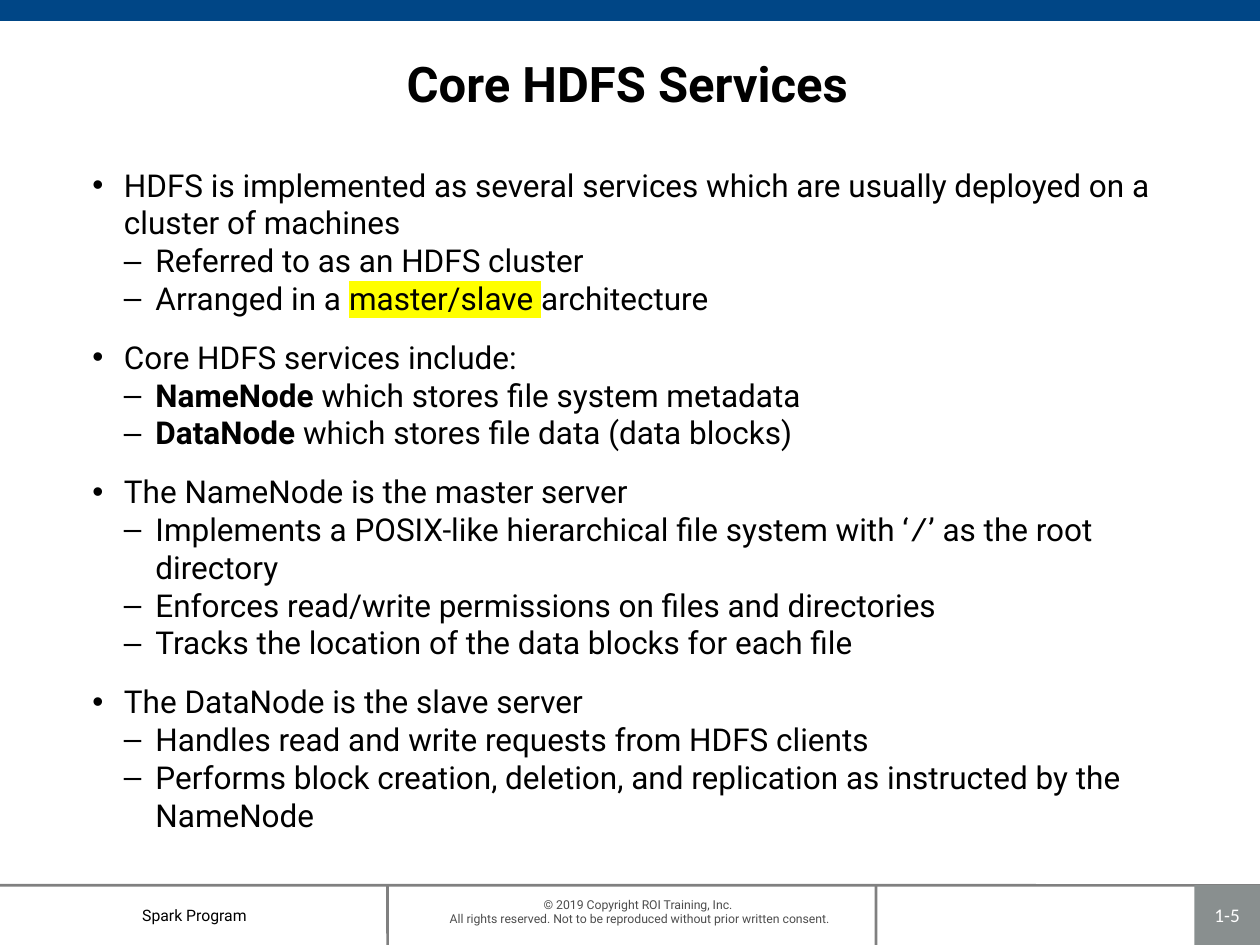
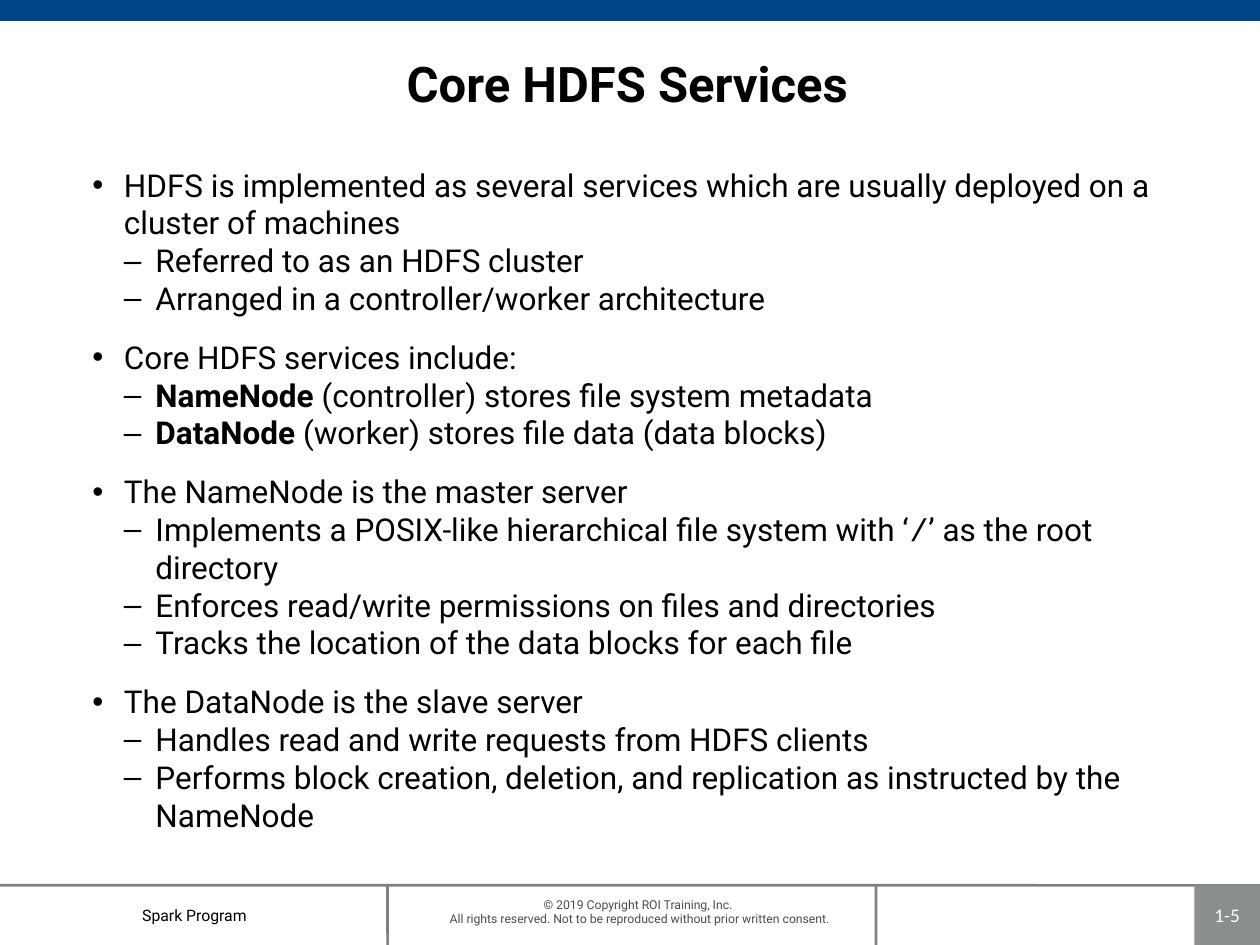
Before and after one commit to roitraining/SparkProgram, a slide deck: slide 5 of Day1/Ch01 HDFS.pptx. Drawn at 1260x945 pixels with LibreOffice and Linux fonts; fonts in the diff are those of the drawing; background and template pictures are left out. Boxes give left, top, right and bottom in pixels: in the first picture for what was removed or moved away, otherwise in the second. Text is boxed around its words. In the diff, an @@ line names an element or a change of style, - is before the commit and + after.

```diff
--- a/Day1/Ch01 HDFS.pptx
+++ b/Day1/Ch01 HDFS.pptx
@@ text at (155,286,765,317): text changed @@
-  – Arranged in a master/slave architecture
+  – Arranged in a controller/worker architecture
@@ text at (155,382,873,451): text changed @@
-  – NameNode which stores file system metadata
-  – DataNode which stores file data (data blocks)
+  – NameNode (controller) stores file system metadata
+  – DataNode (worker) stores file data (data blocks)
```
Also in this commit, not shown: 1 other slide changed, 1 slide added, 1 other file.
